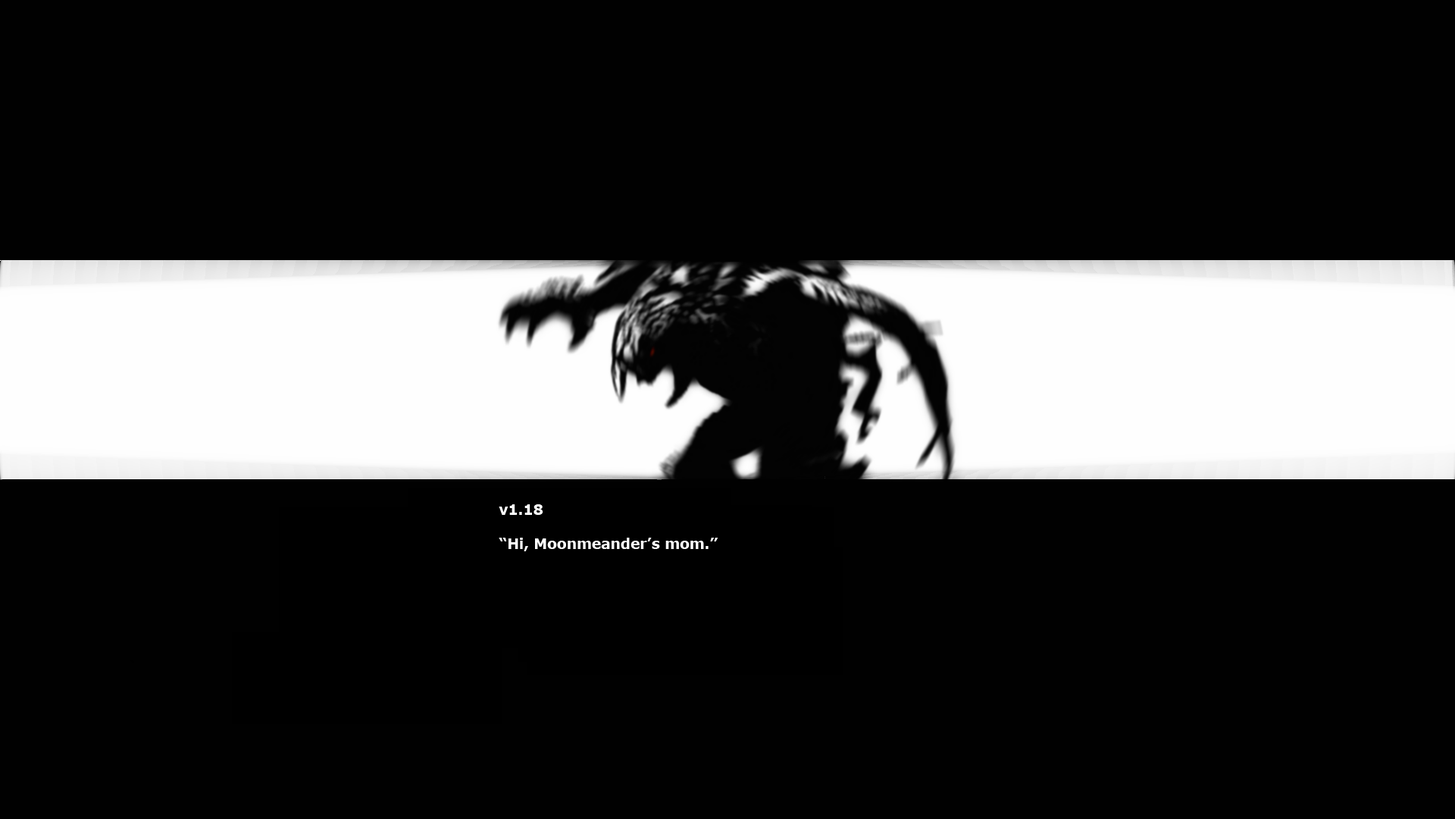
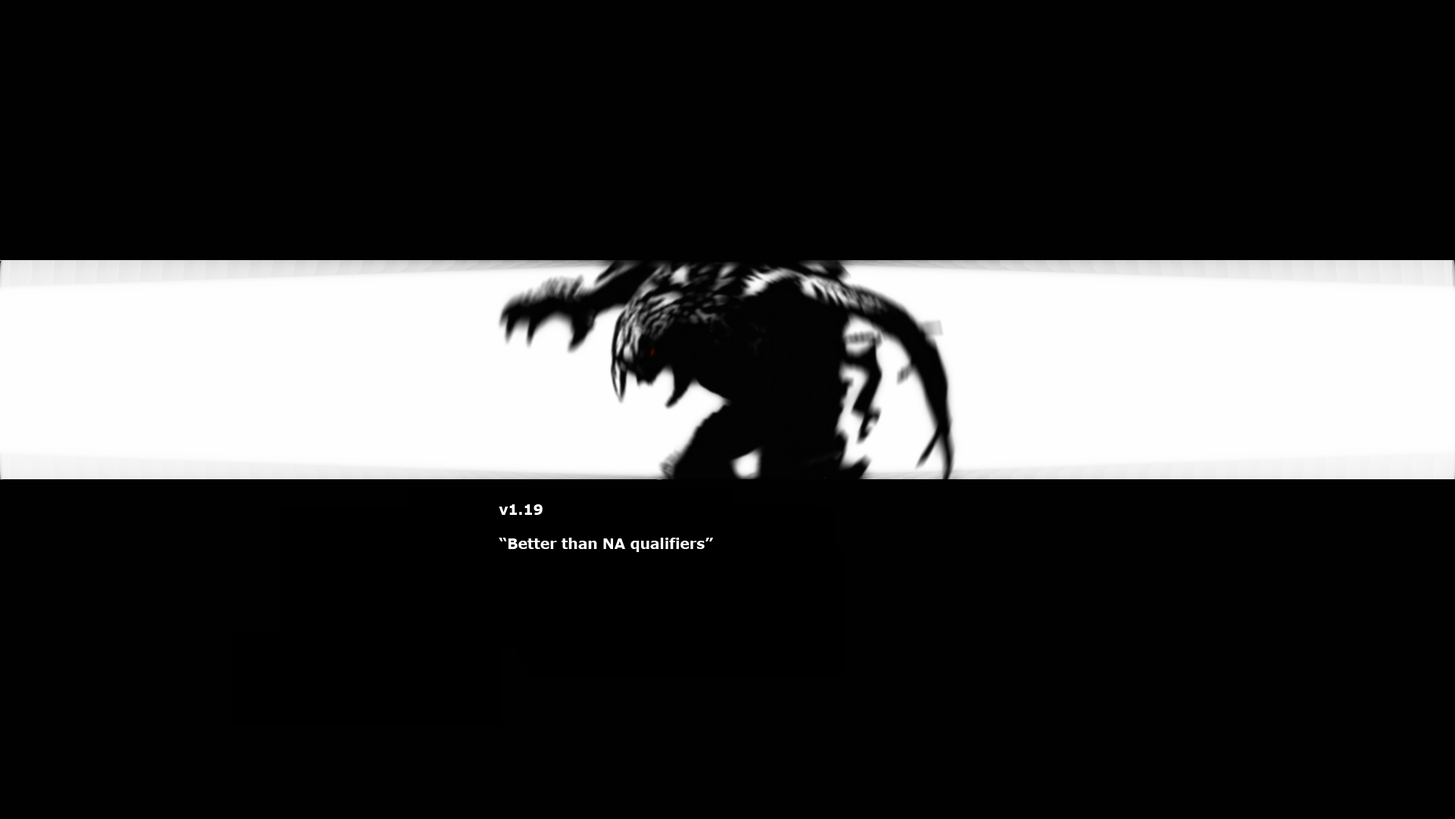
Layered file, before and after one edit (w=1455, h=819). Changes by layer:
renamed "v1.18 “Hi, Moonmeander’s mom.”" to "v1.19 “Better than NA qualifiers”", painted on it over [510, 504, 719, 552]
